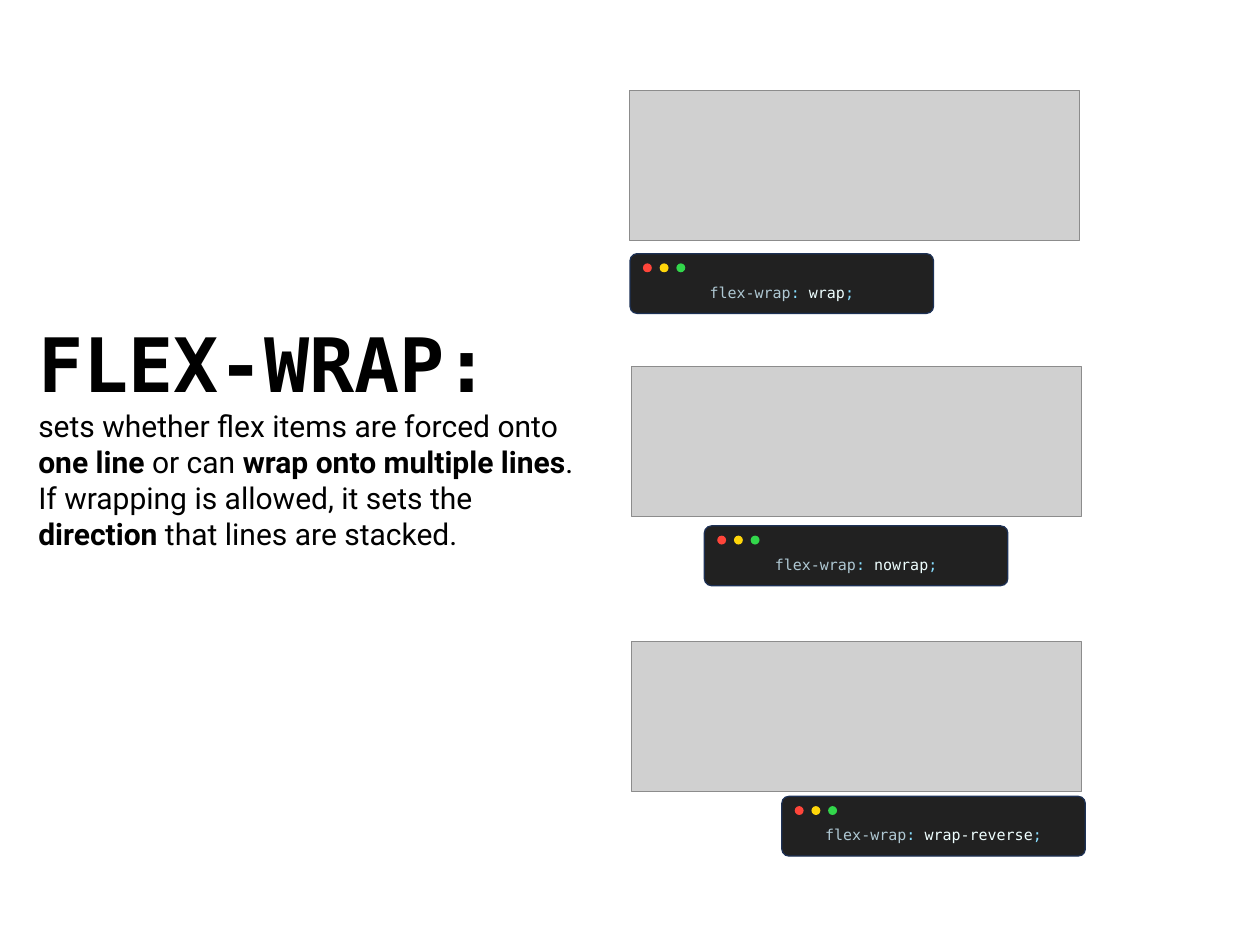
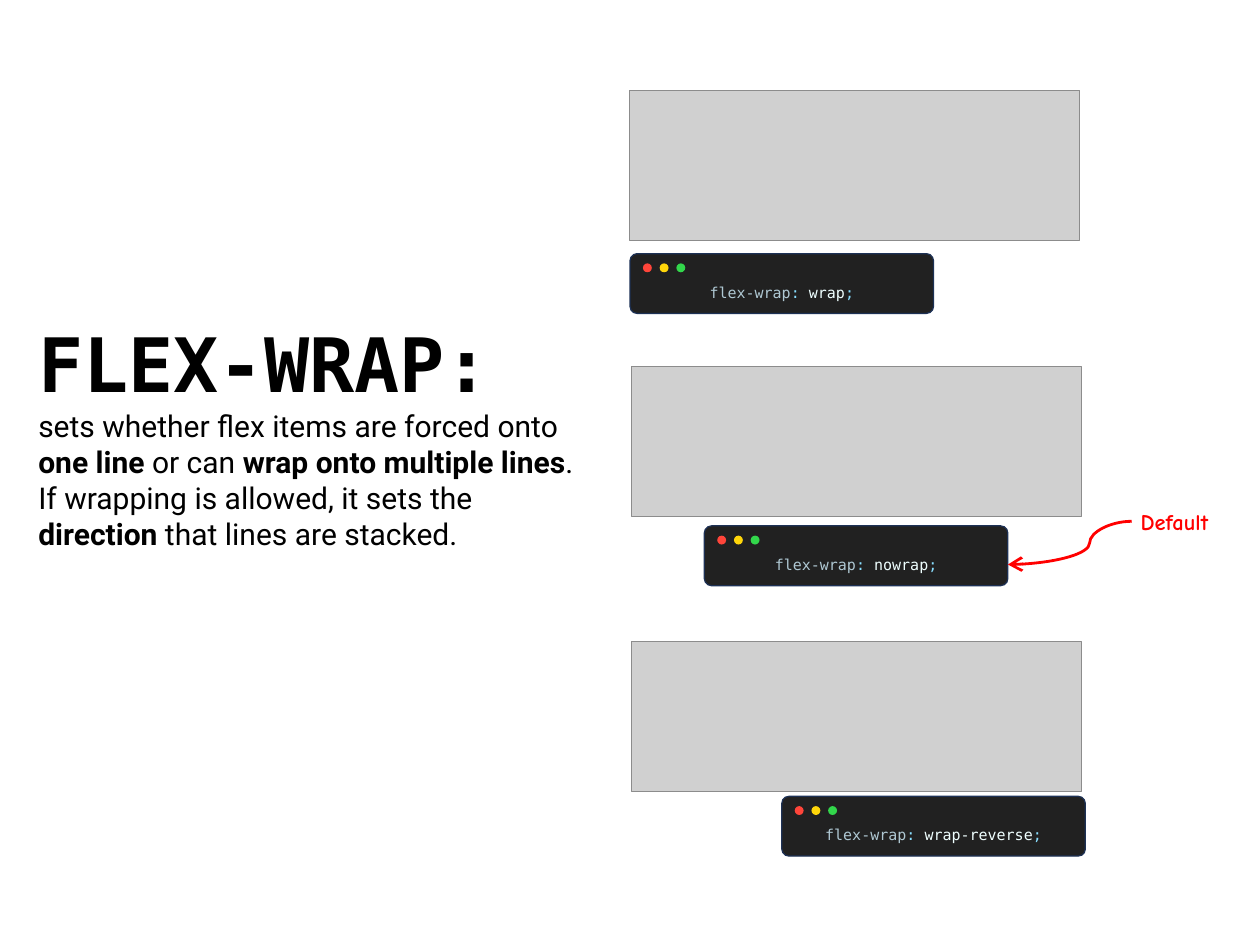
Before and after one commit to one0rb/one0rb, a slide deck: slide 5 of cheat-sheets/code-window.pptx. Drawn at 1260x945 pixels with LibreOffice and Linux fonts; fonts in the diff are those of the drawing; grey boxes stand for pictures. Boxes give left, top, right and bottom in pixels: in the first picture for what was removed or moved away, otherwise in the second. Text is boxed around its words. In the diff, an @@ line names an element or a change of style, - is before the commit and + after.

```diff
--- a/cheat-sheets/code-window.pptx
+++ b/cheat-sheets/code-window.pptx
@@ curved arrow added from (1131, 521) to (1008, 564), #FF0000 2.25 pt @@
@@ text added at (1141, 515, 1209, 531), 18 pt, text #FF0000, bold @@
+Default
```
Also in this commit, not shown: 3 other slides changed.
